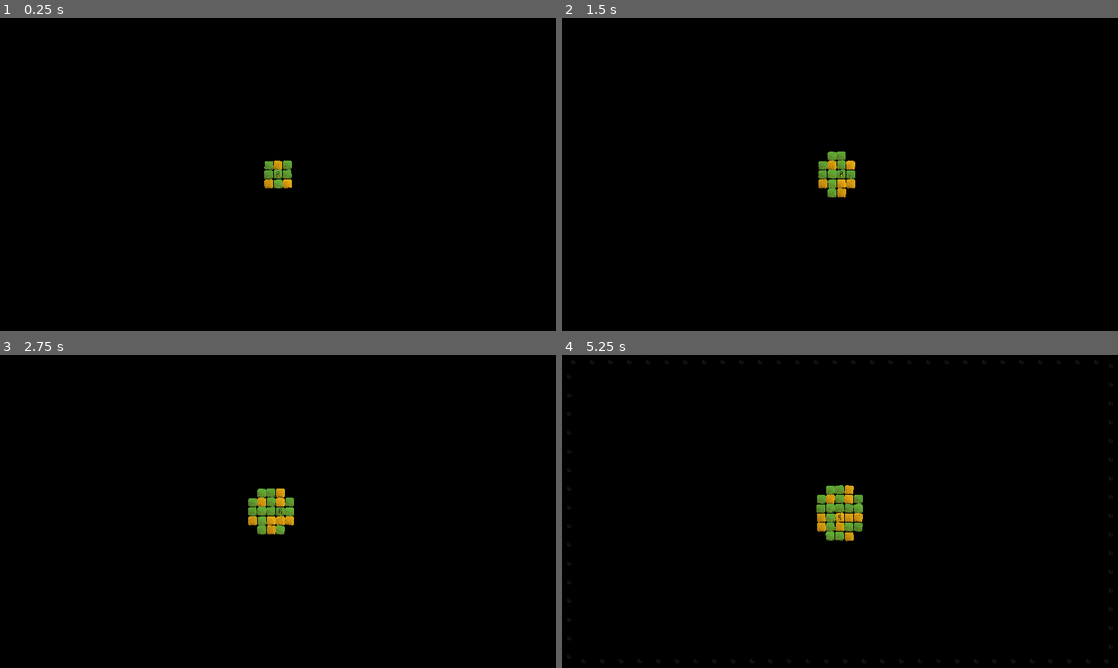
Above: before the commit, frames 1-4 (two rows, left to right).
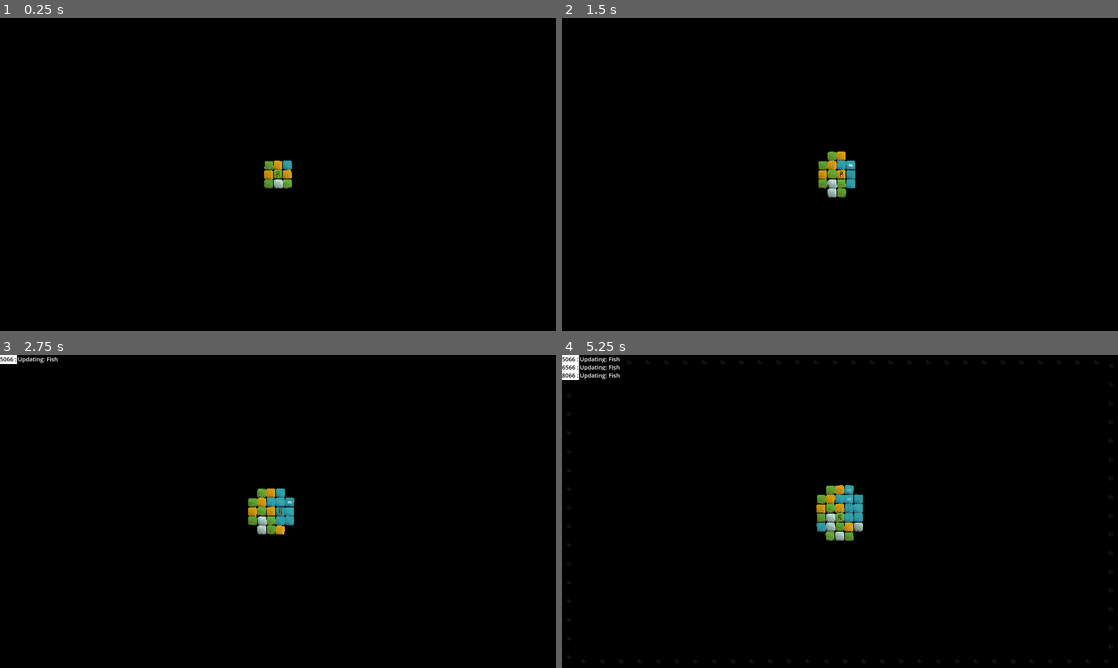
Above: after the commit, the same moments.

Repository: arrayewhy/Worlds
Game: Godot game, scene res://Scenes/Main.tscn
Two runs of this game, one before a commit and one after it. Both use one fixed random seed, a clock stepped at 60 frames per second and the inputs below.
Inputs (mouse positions are in pixels of both pictures, inside the frame that each line leads up to):
- Up to frame 1 (0.25 s): no input
- Up to frame 2 (1.5 s): tap Enter (Enter) at 0.5, 0.6 s; move the mouse to (962, 158) at 0.52 s; hold D (Right) 0.53-1.25 s; click (962, 158) at 0.67 s; drag from (728, 190) to (812, 237) at 1.27 s
- Up to frame 3 (2.75 s): tap Space at 2 s; move the mouse to (333, 442) at 2.02 s; hold D (Right) from 2.03 s (still down); hold ` (Tilde) from 2.03 s (still down)
- Up to frame 4 (5.25 s): release D (Right) at 2.75 s; release ` (Tilde) at 2.75 s; drag from (812, 574) to (673, 464) at 2.77 s; move the mouse to (1006, 558) at 3.52 s; hold A (Left) 3.53-4.25 s; tap O at 3.6 s; drag from (673, 464) to (756, 433) at 4.27 s; tap Enter (Enter) at 5 s; move the mouse to (867, 511) at 5.02 s; hold S (Down) from 5.03 s (still down); tap Shift at 5.1 s; click (867, 511) at 5.17 s

The runs differ from the first frame. In frame 1, 0.3% of the frame differs, in the area x 47-53%, y 45-55%; in frame 2, 0.5%; in frame 3, 0.9%; in frame 4, 1.4%, in the area x 0-55%, y 0-60%.

Commit message:
Add [Stone Spawning]

Diff:
--- a/worlds/Scripts/Autoloads/Biome-Master.gd
+++ b/worlds/Scripts/Autoloads/Biome-Master.gd
@@ -1,6 +1,6 @@
 class_name Biome_Master extends Node;
 
-enum Type {NULL, Earth, Grass, Water};
+enum Type {NULL, Earth, Grass, Water, Stone};
 
 static func RandomBiomeType() -> int:
 	# Return an Int instead of a Type since this is faster.
--- a/worlds/Scripts/Biomes/Biome.gd
+++ b/worlds/Scripts/Biomes/Biome.gd
@@ -30,6 +30,8 @@
 			Prep_Grass();
 		Biome_Master.Type.Water:
 			Prep_Water();
+		Biome_Master.Type.Stone:
+			Prep_Stone();
 		_:
 			InGameDebugger.Warn("Failed to Initialise Biome: No type specified.");
 
@@ -50,6 +52,10 @@
 	type = Biome_Master.Type.Water;
 	biomeSprite.region_rect.position = Vector2i(0, 0);
 
+func Prep_Stone() -> void:
+	type = Biome_Master.Type.Stone;
+	biomeSprite.region_rect.position = Vector2i(512, 0);
+
 # Functions: Interactions ----------------------------------------------------------------------------------------------------
 
 func Initialise_Interaction(biomeType:Biome_Master.Type, interType:InteractionMaster.Type = InteractionMaster.Type.NULL) -> void:
